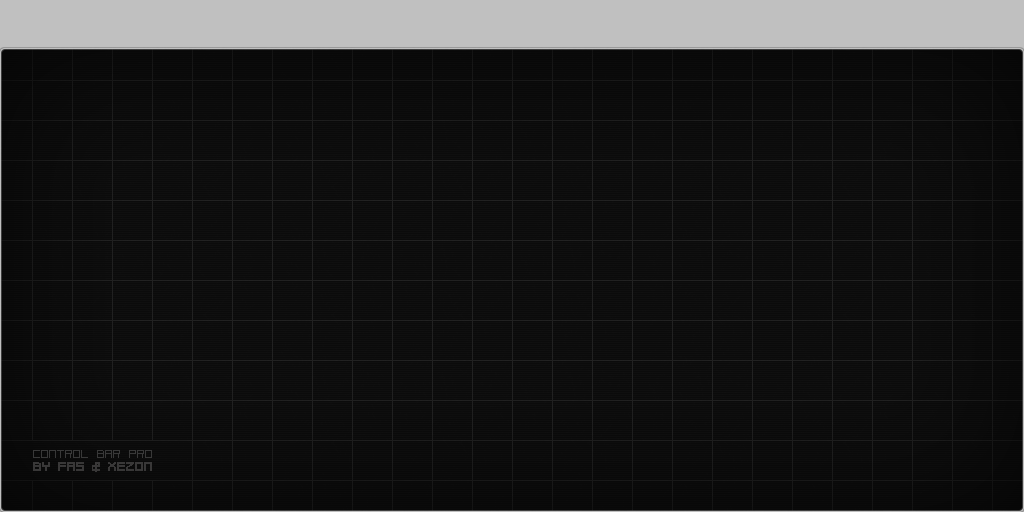
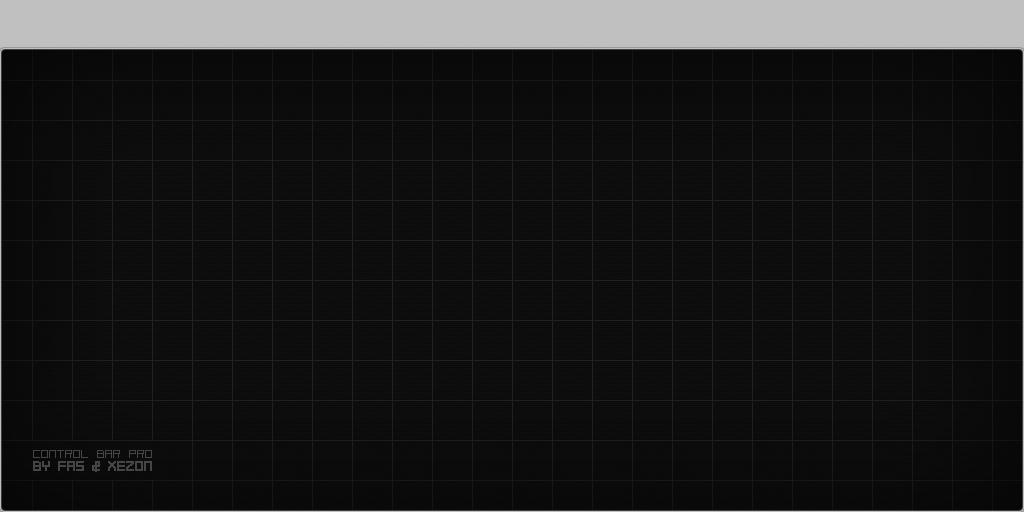
Layer changes from the first 1024px x 512px image to the second:
removed layer "CONTROL BAR PRO" (was lighten) from group "texture" over (33, 450, 152, 458)
removed layer "BY" (was lighten) from group "texture" over (33, 462, 50, 471)
removed layer "FAS" (was lighten) from group "texture" over (58, 462, 84, 471)
removed layer "&" (was lighten) from group "texture" over (92, 462, 100, 472)
added group "credits" with 2 layers in group "texture" over (33, 450, 152, 472)
renamed "XEZON" to "CONTROL BAR PRO BY FAS & XEZON edited", moved it into group "credits", painted on it over (33, 450, 152, 472)
